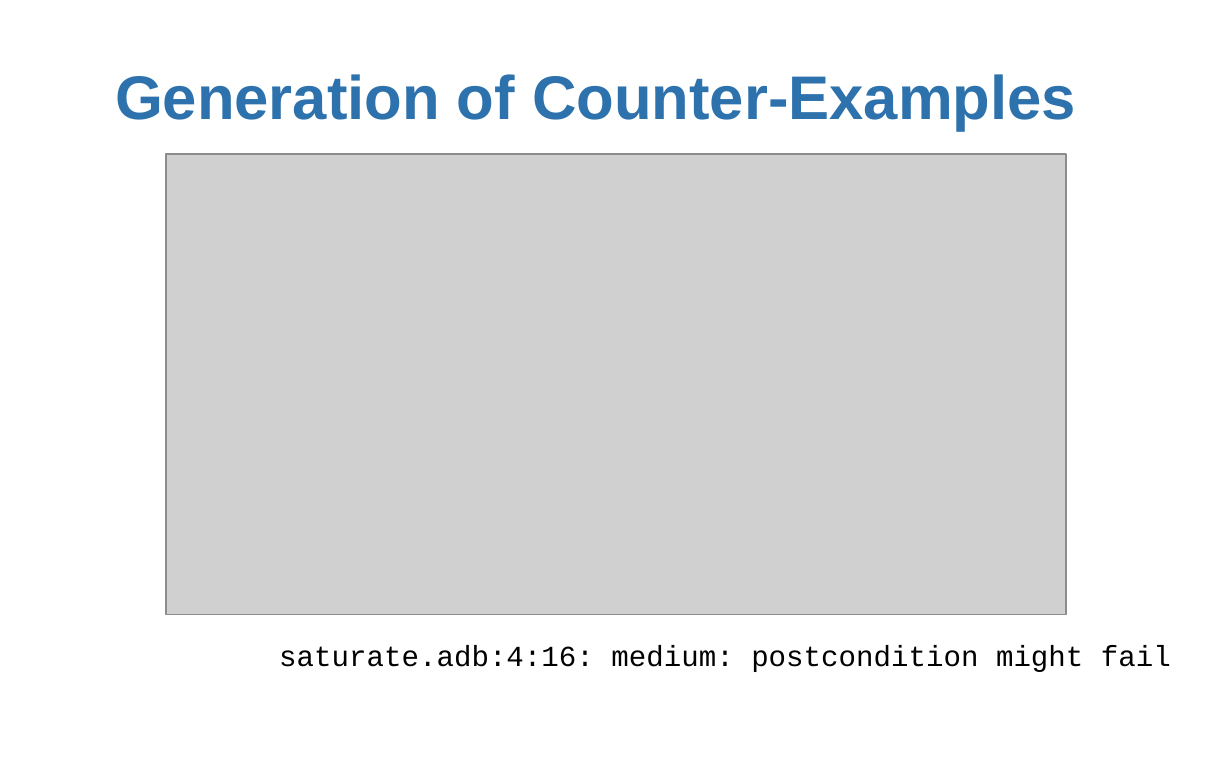
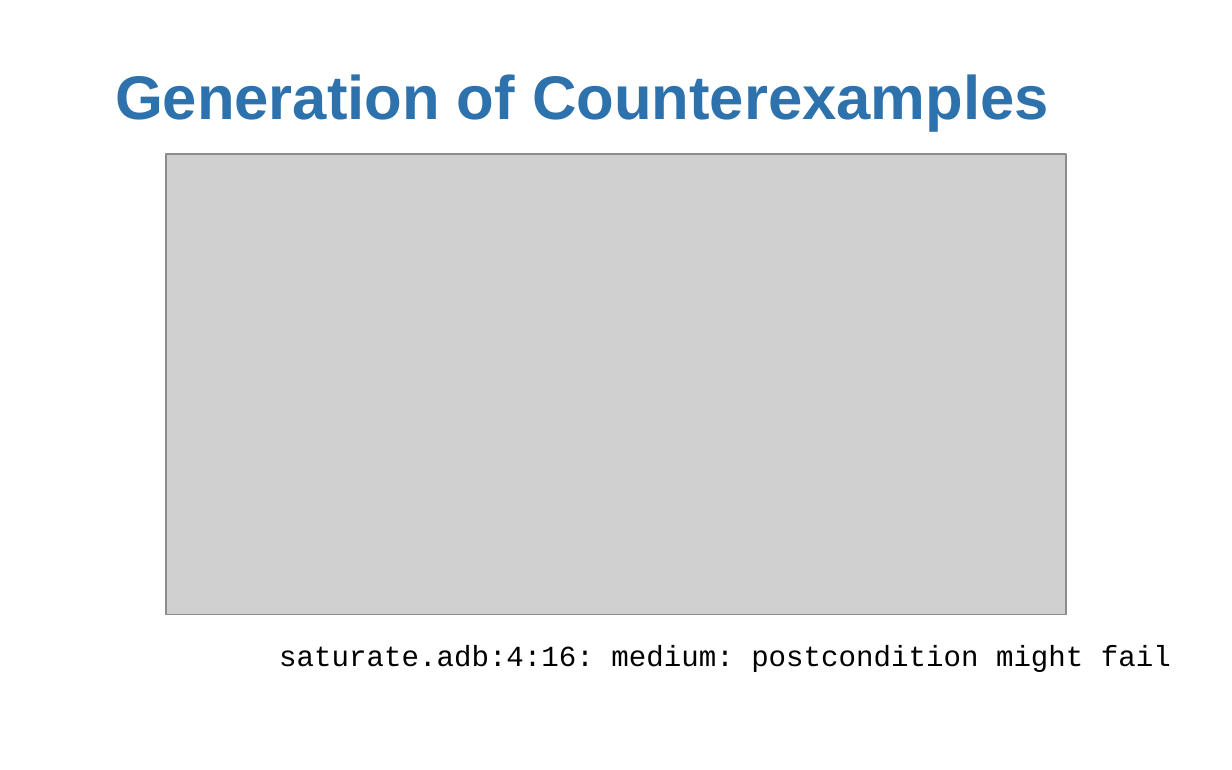
Before and after one commit to AdaCore/spark2014, a slide deck: slide 21 of slides/AdaCore_Tech_Days_2015/AdaCore Tech Days SPARK 2014.pptx. Drawn at 1232x770 pixels with LibreOffice and Linux fonts; fonts in the diff are those of the drawing; grey boxes stand for pictures; background and template pictures are left out. Boxes give left, top, right and bottom in pixels: in the first picture for what was removed or moved away, otherwise in the second. Text is boxed around its words. In the diff, an @@ line names an element or a change of style, - is before the commit and + after.

```diff
--- a/slides/AdaCore_Tech_Days_2015/AdaCore Tech Days SPARK 2014.pptx
+++ b/slides/AdaCore_Tech_Days_2015/AdaCore Tech Days SPARK 2014.pptx
@@ title at [115,74,1049,130]: text changed @@
-Generation of Counter-Examples
+Generation of Counterexamples
```
Also in this commit, not shown: 6 other slides changed.
